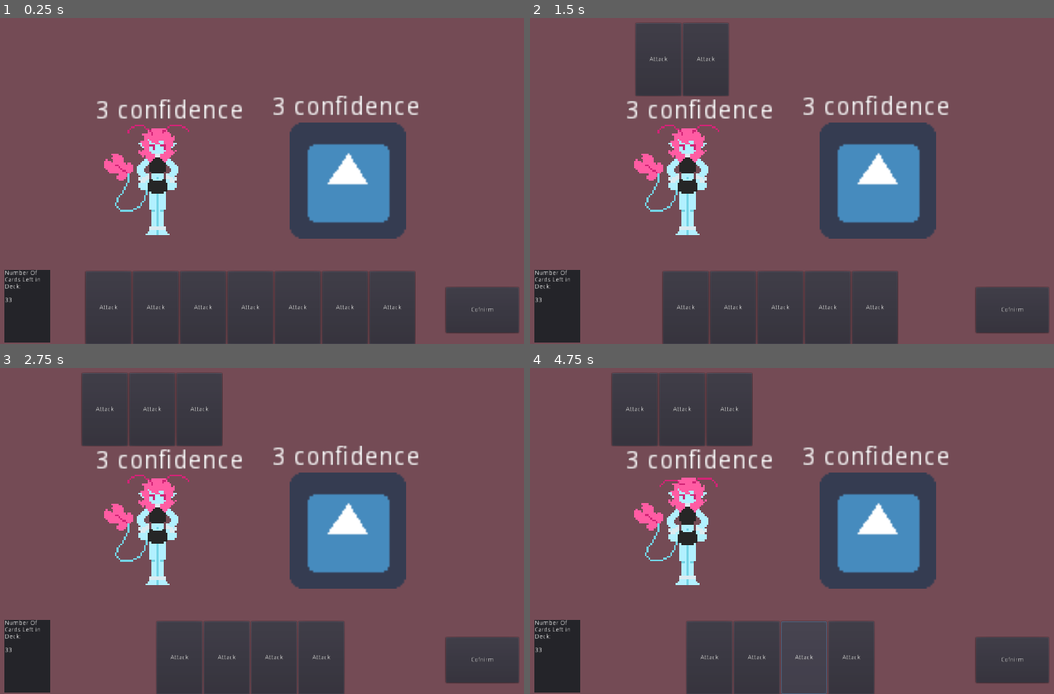
Above: before the commit, frames 1-4 (two rows, left to right).
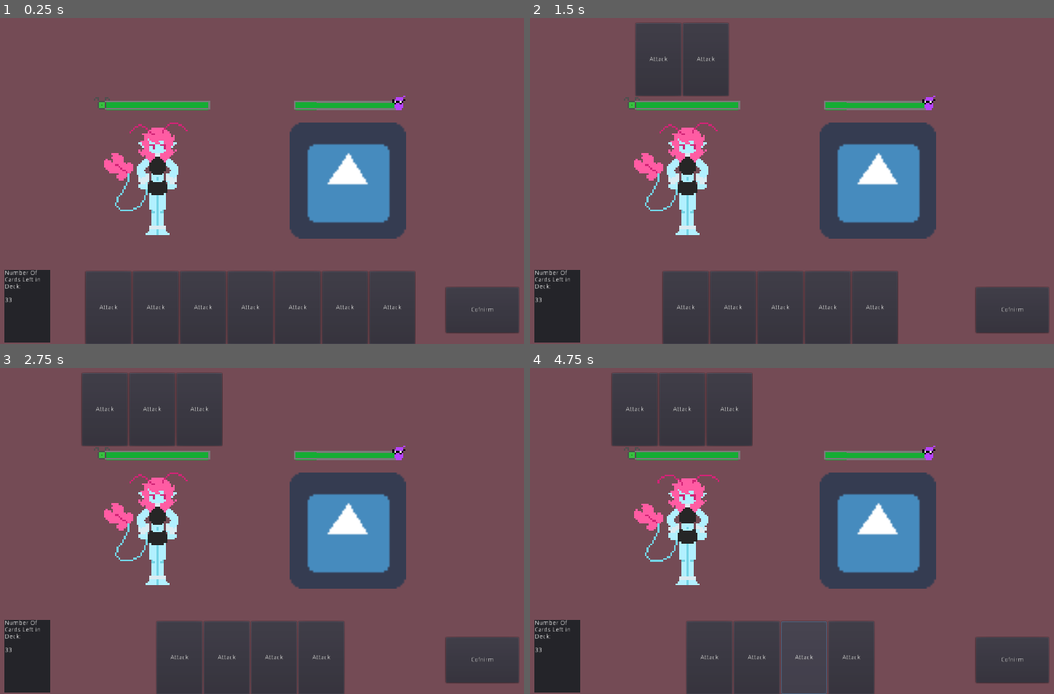
Above: after the commit, the same moments.

Repository: RyqShaw/May-Project
Game: Godot game, scene res://Battle/Battle.tscn
The game is run twice, just before and just after one commit, with the same random seed, the same clock (stepped at 60 frames per second) and the same inputs. This scene is started directly instead of the project's main scene. The engine's default icon, where the game draws it, is replaced by a stand-in: a white triangle on a blue panel in a dark square.
Inputs:
- Up to frame 1 (0.25 s): no input
- Up to frame 2 (1.5 s): click "Attack" at 0.5 s; click "Attack" at 1.25 s
- Up to frame 3 (2.75 s): click "Attack" at 2 s
- Up to frame 4 (4.75 s): click "Attack" at 2.75 s; click "Attack" at 3.5 s; click "Attack" at 4.25 s

The runs differ from the first frame. In frame 1, 2.2% of the frame differs, in the area x 17-80%, y 23-67%; in frame 2, 2.2%; in frame 3, 2.2%; in frame 4, 2.3%.

Commit message:
Health Bar Implementation Started: Relative to a single damage point

Diff:
--- a/Battle/Battle.gd
+++ b/Battle/Battle.gd
@@ -42,6 +42,7 @@
 func on_Player_died():
 #	$Player.queue_free()
 #	yield(get_tree().create_timer(5), "timeout")
+	yield()
 	get_tree().change_scene("res://Levels/BaseLevel.tscn")
 
 func add_hand(card):
--- a/Battle/Battle.tscn
+++ b/Battle/Battle.tscn
@@ -1,29 +1,8 @@
-[gd_scene load_steps=9 format=2]
+[gd_scene load_steps=4 format=2]
 
-[ext_resource path="res://Battle/Player/dotpicty.png" type="Texture" id=1]
+[ext_resource path="res://Battle/Player/PlayerBattle.tscn" type="PackedScene" id=1]
 [ext_resource path="res://Battle/Battle.gd" type="Script" id=3]
 [ext_resource path="res://Battle/Enemy/Enemy.tscn" type="PackedScene" id=4]
-[ext_resource path="res://Battle/Player/ConfidenceDisplay.gd" type="Script" id=6]
-
-[sub_resource type="AtlasTexture" id=1]
-atlas = ExtResource( 1 )
-region = Rect2( 0, 0, 64, 64 )
-
-[sub_resource type="AtlasTexture" id=2]
-atlas = ExtResource( 1 )
-region = Rect2( 64, 0, 64, 64 )
-
-[sub_resource type="AtlasTexture" id=3]
-atlas = ExtResource( 1 )
-region = Rect2( 0, 64, 64, 64 )
-
-[sub_resource type="SpriteFrames" id=4]
-animations = [ {
-"frames": [ SubResource( 1 ), SubResource( 2 ), SubResource( 3 ) ],
-"loop": true,
-"name": "default",
-"speed": 5.0
-} ]
 
 [node name="Battle" type="Node"]
 script = ExtResource( 3 )
@@ -70,22 +49,6 @@
 margin_bottom = -547.0
 alignment = 1
 
-[node name="PlayerConfidence" type="ProgressBar" parent="UI"]
-visible = false
-margin_left = 298.0
-margin_top = 180.0
-margin_right = 554.0
-margin_bottom = 194.0
-percent_visible = false
-
-[node name="EnemyConfidence" type="ProgressBar" parent="UI"]
-visible = false
-margin_left = 726.0
-margin_top = 180.0
-margin_right = 982.0
-margin_bottom = 194.0
-percent_visible = false
-
 [node name="Confirm" type="Button" parent="UI"]
 anchor_left = 1.0
 anchor_top = 1.0
@@ -97,24 +60,13 @@
 margin_bottom = -25.0
 text = "Cofnirm"
 
-[node name="Player" type="AnimatedSprite" parent="."]
+[node name="Player" parent="." instance=ExtResource( 1 )]
 position = Vector2( 426, 360 )
-scale = Vector2( 4, 4 )
-frames = SubResource( 4 )
-frame = 1
-playing = true
-
-[node name="HPLabel" type="Label" parent="Player"]
-margin_left = -32.0
-margin_top = -48.0
-margin_right = 28.0
-margin_bottom = -28.0
-text = "HP"
-align = 1
-valign = 1
-script = ExtResource( 6 )
+frame = 0
 
 [node name="Enemy" parent="." instance=ExtResource( 4 )]
 position = Vector2( 854, 360 )
 
 [connection signal="pressed" from="UI/Confirm" to="." method="_on_Confirm_pressed"]
+
+[editable path="Player"]
--- a/Battle/Enemy/Enemy.tscn
+++ b/Battle/Enemy/Enemy.tscn
@@ -1,7 +1,25 @@
-[gd_scene load_steps=4 format=2]
+[gd_scene load_steps=9 format=2]
 
 [ext_resource path="res://icon.png" type="Texture" id=1]
 [ext_resource path="res://Battle/Enemy/EnemyBattle.gd" type="Script" id=2]
+[ext_resource path="res://Battle/ArtAssets/LONGbar.png" type="Texture" id=3]
+[ext_resource path="res://Battle/Enemy/LONGbar_for_bad_dancers.png" type="Texture" id=4]
+
+[sub_resource type="AtlasTexture" id=2]
+atlas = ExtResource( 4 )
+region = Rect2( 0, 0, 32, 32 )
+
+[sub_resource type="AtlasTexture" id=3]
+atlas = ExtResource( 4 )
+region = Rect2( 32, 0, 32, 32 )
+
+[sub_resource type="SpriteFrames" id=4]
+animations = [ {
+"frames": [ SubResource( 2 ), SubResource( 3 ) ],
+"loop": true,
+"name": "default",
+"speed": 3.0
+} ]
 
 [sub_resource type="Animation" id=1]
 resource_name = "Attack"
@@ -28,10 +46,36 @@
 [node name="Sprite" type="Sprite" parent="."]
 texture = ExtResource( 1 )
 
+[node name="EnemyConfBar" type="Node2D" parent="."]
+position = Vector2( 13.5, -32 )
+
+[node name="Filling" type="ColorRect" parent="EnemyConfBar"]
+margin_left = 14.0
+margin_top = -7.0
+margin_right = 70.0
+margin_bottom = -2.0
+rect_rotation = -180.0
+color = Color( 0.0862745, 0.682353, 0.207843, 1 )
+
+[node name="emptyBarPart1" type="Sprite" parent="EnemyConfBar"]
+position = Vector2( -27, -19 )
+rotation = -3.14159
+texture = ExtResource( 3 )
+hframes = 3
+vframes = 4
+frame = 10
+
+[node name="emptybarPart2" type="AnimatedSprite" parent="EnemyConfBar"]
+position = Vector2( 3, -4 )
+frames = SubResource( 4 )
+frame = 1
+playing = true
+
 [node name="AnimationPlayer" type="AnimationPlayer" parent="."]
 anims/Attack = SubResource( 1 )
 
 [node name="confidenceLabel" type="Label" parent="."]
+visible = false
 margin_left = -87.0
 margin_top = -48.0
 margin_right = 86.0
--- a/Battle/Enemy/EnemyBattle.gd
+++ b/Battle/Enemy/EnemyBattle.gd
@@ -4,11 +4,17 @@
 const turnManager = preload("res://Battle/TurnManager.tres")
 const battleUnits = preload("res://Battle/BattleUnits.tres")
 
-export(int) var confidence = 3 setget set_confidence
+export(int) var max_confidence = 3
+var confidence = max_confidence setget set_confidence
+
 export(int) var damage = 1
 
-var target = null
+
+const max_bar = 56
+var bar = max_bar
+
 onready var confidenceLabel = $confidenceLabel
+onready var confidenceBar = $EnemyConfBar/Filling
 onready var animationPlayer = $AnimationPlayer
 
 signal on_death
@@ -23,6 +29,11 @@
 func set_confidence(new_confidence):
 	confidence = new_confidence
 	$confidenceLabel.text = str(confidence) + " confidence"
+	bar = clamp(new_confidence, 0, max_bar)
+	if confidenceBar != null:
+		confidenceBar.rect_size.x = confidence * 18
+	if confidence == max_confidence:
+		confidenceBar.rect_size.x = max_bar
 
 func attack() -> void:
 	yield(get_tree().create_timer(0.4), "timeout")
--- /dev/null
+++ b/Battle/Player/PlayerBattle.gd
@@ -0,0 +1,19 @@
+extends AnimatedSprite
+
+const player = preload("res://Battle/Player/PlayerStats.tres")
+
+const max_bar = 56
+var bar = max_bar setget set_bar
+
+onready var confidence = $PlayerConfBar/Filling
+
+func _ready():
+	print((player.confidence / player.max_confidence))
+	player.connect("confidence_changed",self, "set_bar")
+
+func set_bar(value):
+	bar = clamp(value, 0, max_bar)
+	if confidence != null:
+		confidence.rect_size.x = player.confidence * 18
+	if player.confidence == player.max_confidence:
+		confidence.rect_size.x = max_bar
--- /dev/null
+++ b/Battle/Player/PlayerBattle.tscn
@@ -0,0 +1,92 @@
+[gd_scene load_steps=12 format=2]
+
+[ext_resource path="res://Battle/Player/ConfidenceDisplay.gd" type="Script" id=1]
+[ext_resource path="res://Battle/ArtAssets/LONGbar.png" type="Texture" id=2]
+[ext_resource path="res://Battle/Player/dotpicty.png" type="Texture" id=3]
+[ext_resource path="res://Battle/Player/PlayerBattle.gd" type="Script" id=4]
+
+[sub_resource type="AtlasTexture" id=1]
+atlas = ExtResource( 3 )
+region = Rect2( 0, 0, 64, 64 )
+
+[sub_resource type="AtlasTexture" id=2]
+atlas = ExtResource( 3 )
+region = Rect2( 64, 0, 64, 64 )
+
+[sub_resource type="AtlasTexture" id=3]
+atlas = ExtResource( 3 )
+region = Rect2( 0, 64, 64, 64 )
+
+[sub_resource type="SpriteFrames" id=4]
+animations = [ {
+"frames": [ SubResource( 1 ), SubResource( 2 ), SubResource( 3 ) ],
+"loop": true,
+"name": "default",
+"speed": 5.0
+} ]
+
+[sub_resource type="AtlasTexture" id=5]
+atlas = ExtResource( 2 )
+region = Rect2( 0, 0, 32, 32 )
+
+[sub_resource type="AtlasTexture" id=6]
+atlas = ExtResource( 2 )
+region = Rect2( 32, 0, 32, 32 )
+
+[sub_resource type="SpriteFrames" id=7]
+animations = [ {
+"frames": [ SubResource( 5 ), SubResource( 6 ) ],
+"loop": true,
+"name": "aboveHalf",
+"speed": 5.0
+}, {
+"frames": [  ],
+"loop": true,
+"name": "belowHalf",
+"speed": 5.0
+}, {
+"frames": [  ],
+"loop": true,
+"name": "belowTen",
+"speed": 5.0
+} ]
+
+[node name="Player" type="AnimatedSprite"]
+scale = Vector2( 4, 4 )
+frames = SubResource( 4 )
+frame = 1
+playing = true
+script = ExtResource( 4 )
+
+[node name="PlayerConfBar" type="Node2D" parent="."]
+position = Vector2( 15.5, -32 )
+
+[node name="Filling" type="ColorRect" parent="PlayerConfBar"]
+margin_left = -41.0
+margin_top = -12.0
+margin_right = 15.0
+margin_bottom = -7.0
+color = Color( 0.0862745, 0.682353, 0.207843, 1 )
+
+[node name="emptyBarPart1" type="AnimatedSprite" parent="PlayerConfBar"]
+position = Vector2( -32, -4 )
+frames = SubResource( 7 )
+animation = "aboveHalf"
+playing = true
+
+[node name="emptybarPart2" type="Sprite" parent="PlayerConfBar"]
+texture = ExtResource( 2 )
+hframes = 3
+vframes = 4
+frame = 10
+
+[node name="HPLabel" type="Label" parent="."]
+visible = false
+margin_left = -32.0
+margin_top = -48.0
+margin_right = 28.0
+margin_bottom = -28.0
+text = "HP"
+align = 1
+valign = 1
+script = ExtResource( 1 )
--- a/Levels/BaseLevel.gd
+++ b/Levels/BaseLevel.gd
@@ -47,9 +47,6 @@
 #			object.position = location * 32
 	tileMap.update_bitmask_region(borders.position, borders.end)
 
-func reload_level():
-	get_tree().reload_current_scene()
-
 func _input(event):
 	if event.is_action_pressed("ui_accept"):
-		reload_level()
+		get_tree().reload_current_scene()
Binary file added: Battle/ArtAssets/LONGbar.png
Not shown, changed: Battle/ArtAssets/LONGbar.png.import
Binary file removed: Battle/ArtAssets/healthie.png
Binary file added: Battle/Enemy/LONGbar_for_bad_dancers.png
Not shown, added: Battle/Enemy/LONGbar_for_bad_dancers.png.import
